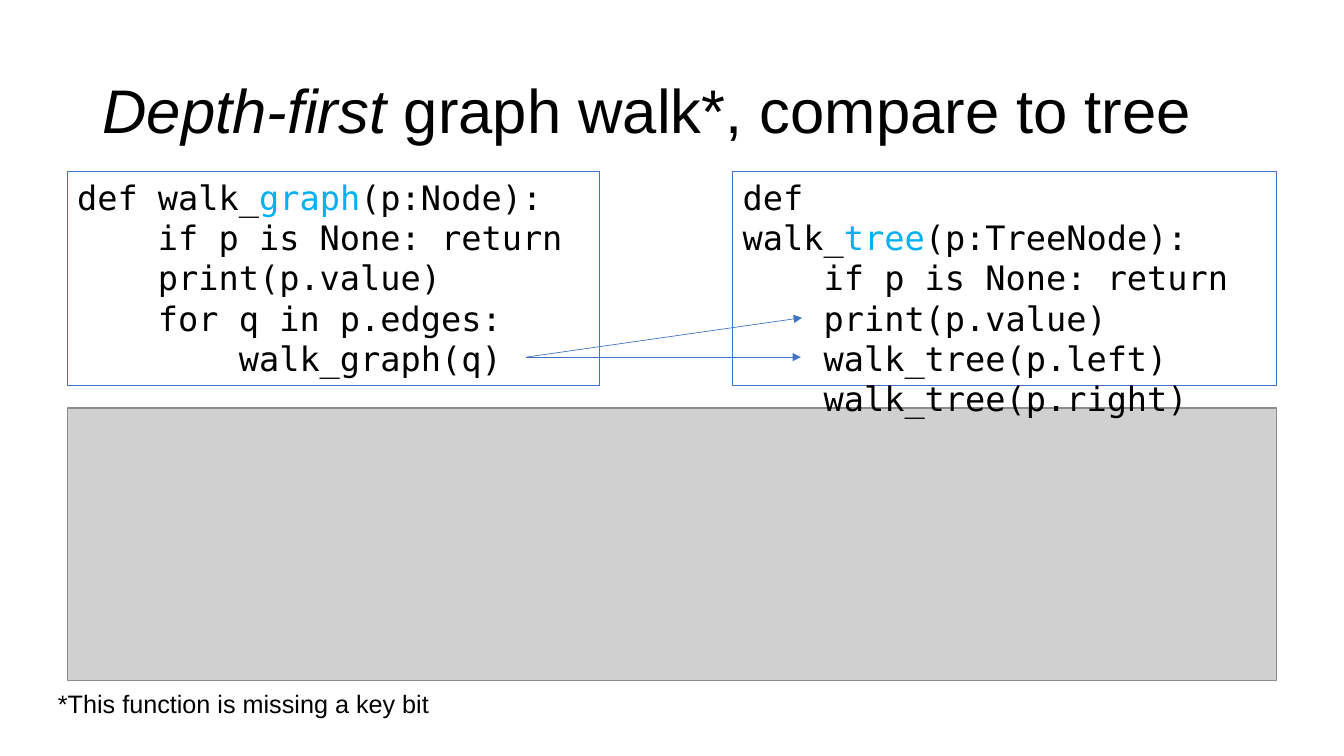
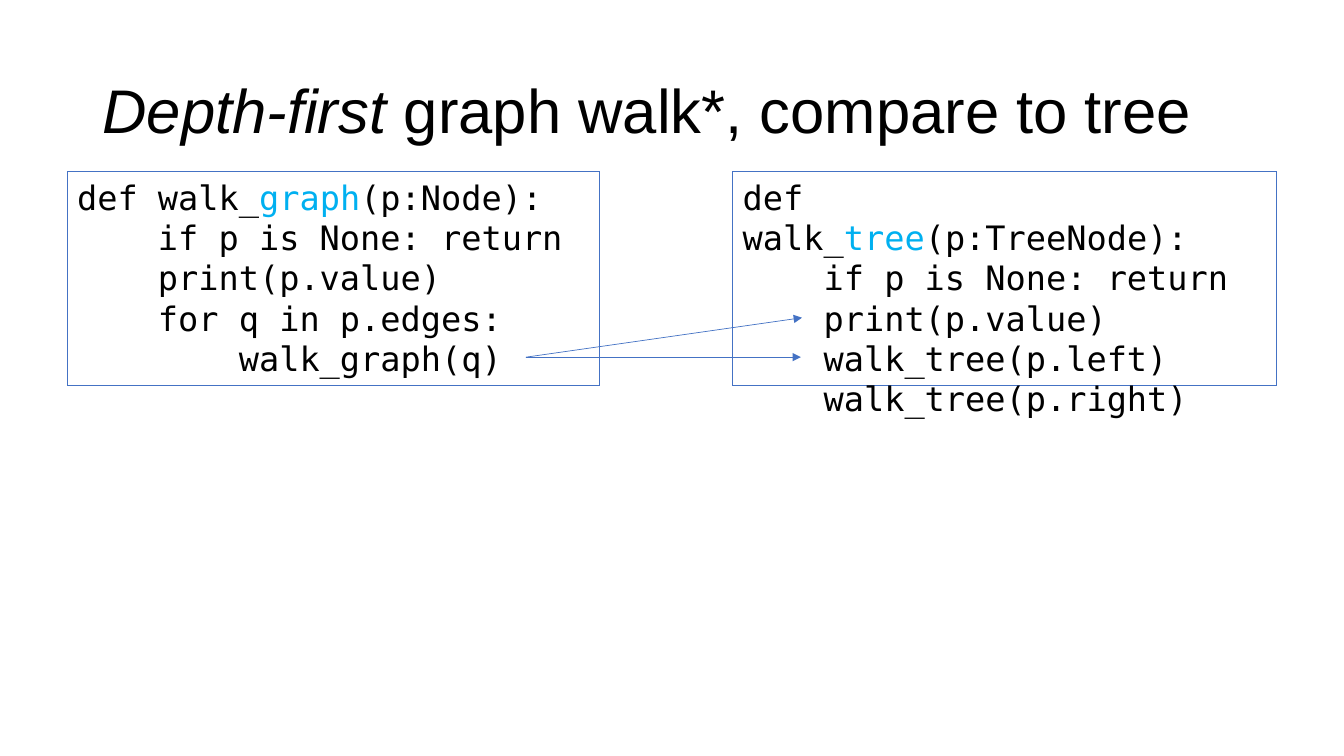
Before and after one commit to USFCA-MSDS/msds689, a slide deck: slide 10 of notes/walking-structures.pptx (slide 11 before the commit). Drawn at 1344x756 pixels with LibreOffice and Linux fonts; fonts in the diff are those of the drawing; grey boxes stand for pictures; background and template pictures are left out. Boxes give left, top, right and bottom in pixels: in the first picture for what was removed or moved away, otherwise in the second. Text is boxed around its words. In the diff, an @@ line names an element or a change of style, - is before the commit and + after.

```diff
--- a/notes/walking-structures.pptx
+++ b/notes/walking-structures.pptx
@@ picture removed at bbox=[68, 408, 1277, 682] @@
@@ text removed at bbox=[58, 694, 429, 719] @@
-*This function is missing a key bit
```
Also in this commit, not shown: 2 other slides changed, 1 slide removed, 3 other files.
